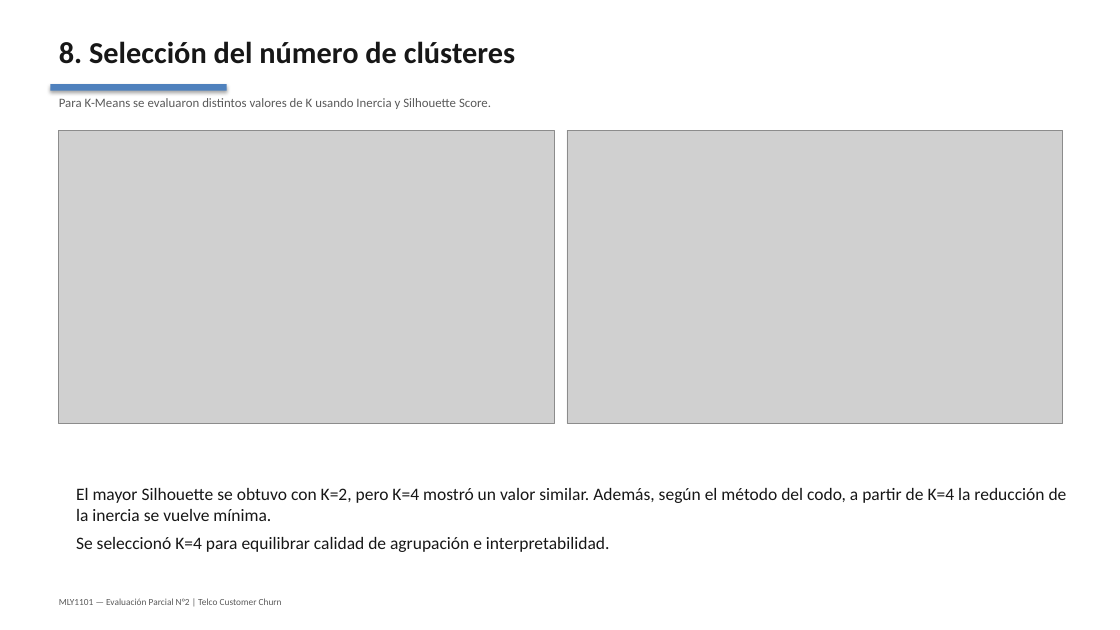
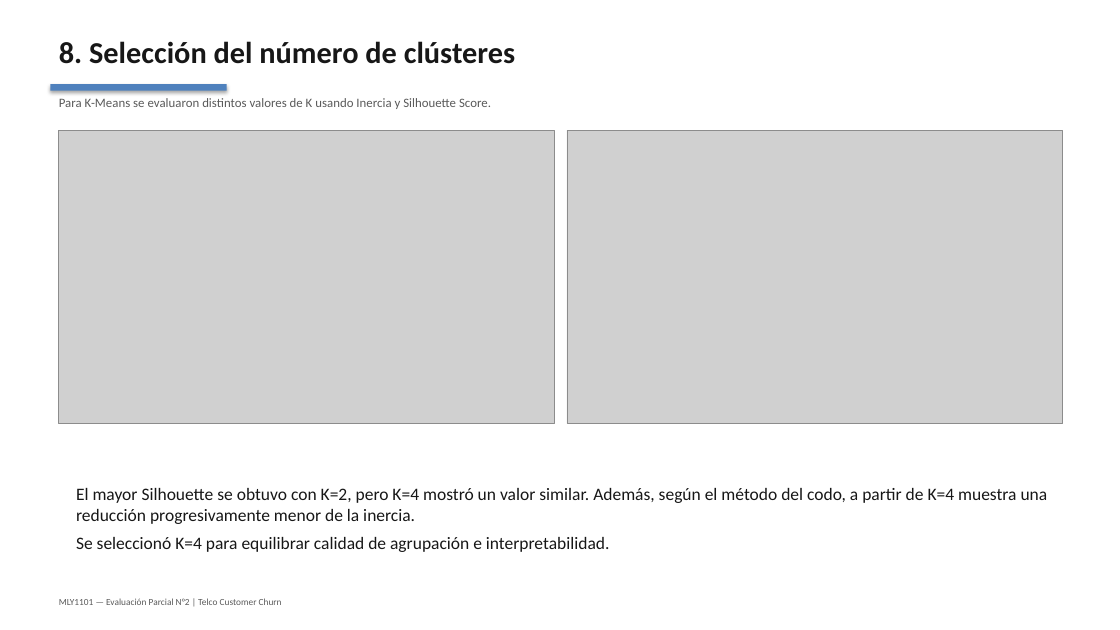
Before and after one commit to Iturrahub/telco-customer-churn-ml, a slide deck: slide 9 of presentation/Presentacion_Telco_Churn_EP2_V2.pptx. Drawn at 1120x630 pixels with LibreOffice and Linux fonts; fonts in the diff are those of the drawing; grey boxes stand for pictures. Boxes give left, top, right and bottom in pixels: in the first picture for what was removed or moved away, otherwise in the second. Text is boxed around its words. In the diff, an @@ line names an element or a change of style, - is before the commit and + after.

```diff
--- a/presentation/Presentacion_Telco_Churn_EP2_V2.pptx
+++ b/presentation/Presentacion_Telco_Churn_EP2_V2.pptx
@@ text at (76, 488, 1048, 524): text changed @@
-El mayor Silhouette se obtuvo con K=2, pero K=4 mostró un valor similar. Además, según el método del codo, a partir de K=4 la reducción de la inercia se vuelve mínima.
+El mayor Silhouette se obtuvo con K=2, pero K=4 mostró un valor similar. Además, según el método del codo, a partir de K=4 muestra una reducción progresivamente menor de la inercia.
```
